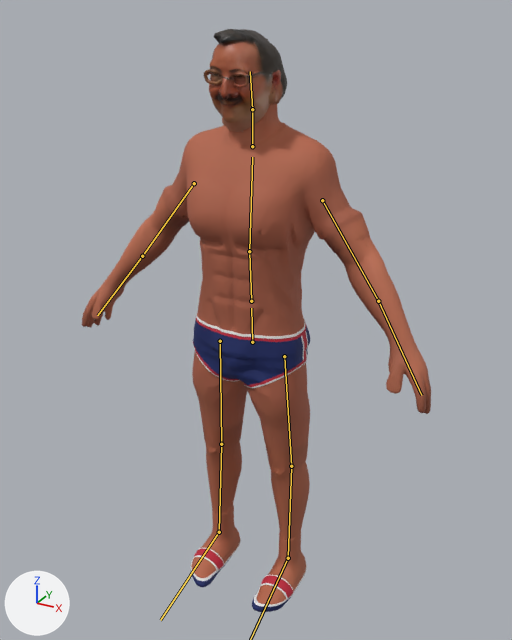
The glTF model models/jackson-swim-brief.glb, before and after one commit.
Rendered twice from a 50 mm lens placed at (0.974, -1.703, 1.853), pointed at (-0.002, 0.071, 0.966). Arrows for +X, +Y and +Z are at lower left; the lights stay in place. The picture after the commit comes second. The bones that change, and the others that lie on the model, are drawn over the model as lines.

Objects in the first picture: 'body_tshirt_shorts', 'head_neck_textured'.
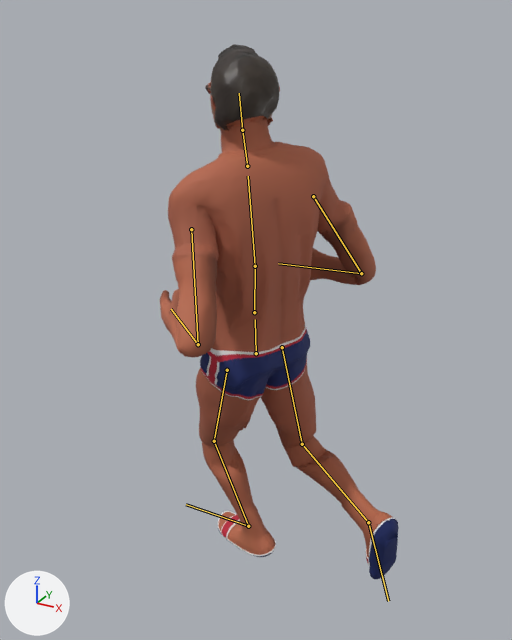
The newer file adds an action. The first version stands in its rest pose; the second is drawn at frame 130 of the action 'MotionBricks'.

The change, as a list of edits to the scene's bpy script:
```text
Change bone_hips:
    where bone_hips = bpy.data.objects['Armature'].pose.bones['Hips']
    bone_hips.location: (0.0, 0.0, 0.0) -> (-0.003, -0.054, -0.029)
    bone_hips.rotation_quaternion: (1.0, 0.0, 0.0, 0.0) -> (-0.565, -0.007, 0.824, -0.022)  # degrees (0, 0, 0) -> degrees (4, -111, -2)
Change bone_spine:
    where bone_spine = bpy.data.objects['Armature'].pose.bones['Spine']  # child of 'Hips'
    bone_spine.rotation_quaternion: (1.0, 0.0, 0.0, 0.0) -> (0.997, -0.07, 0.004, -0.017)  # degrees (0, 0, 0) -> degrees (-8, 0, -2)
Change bone_chest:
    where bone_chest = bpy.data.objects['Armature'].pose.bones['Chest']  # child of 'Spine'
    bone_chest.rotation_quaternion: (1.0, 0.0, 0.0, 0.0) -> (0.992, 0.112, -0.058, -0.021)  # degrees (0, 0, 0) -> degrees (13, -6, -3)
Change bone_neck:
    where bone_neck = bpy.data.objects['Armature'].pose.bones['Neck']  # child of 'Chest'
    bone_neck.rotation_quaternion: (1.0, 0.0, 0.0, 0.0) -> (1.0, -0.006, 0.004, -0.015)  # degrees (0, 0, 0) -> degrees (-1, 0, -2)
Change bone_head:
    where bone_head = bpy.data.objects['Armature'].pose.bones['Head']  # child of 'Neck'
    bone_head.rotation_quaternion: (1.0, 0.0, 0.0, 0.0) -> (0.99, -0.116, -0.084, 0.01)  # degrees (0, 0, 0) -> degrees (-14, -9, 2)
Change bone_upperarm_l:
    where bone_upperarm_l = bpy.data.objects['Armature'].pose.bones['UpperArm.L']  # child of 'Chest'
    bone_upperarm_l.rotation_quaternion: (1.0, 0.0, 0.0, 0.0) -> (-0.955, -0.111, 0.0, -0.273)  # degrees (0, 0, 0) -> degrees (12, -3, 32)
Change bone_lowerarm_l:
    where bone_lowerarm_l = bpy.data.objects['Armature'].pose.bones['LowerArm.L']  # child of 'UpperArm.L'
    bone_lowerarm_l.rotation_quaternion: (1.0, 0.0, 0.0, 0.0) -> (-0.559, 0.776, 0.0, 0.292)  # degrees (0, 0, 0) -> degrees (-103, -27, -22)
Change bone_upperarm_r:
    where bone_upperarm_r = bpy.data.objects['Armature'].pose.bones['UpperArm.R']  # child of 'Chest'
    bone_upperarm_r.rotation_quaternion: (1.0, 0.0, 0.0, 0.0) -> (-0.991, -0.025, 0.0, 0.129)  # degrees (0, 0, 0) -> degrees (3, 0, -15)
Change bone_lowerarm_r:
    where bone_lowerarm_r = bpy.data.objects['Armature'].pose.bones['LowerArm.R']  # child of 'UpperArm.R'
    bone_lowerarm_r.rotation_quaternion: (1.0, 0.0, 0.0, 0.0) -> (-0.562, 0.826, 0.0, -0.041)  # degrees (0, 0, 0) -> degrees (-111, 4, 3)
Change bone_upperleg_l:
    where bone_upperleg_l = bpy.data.objects['Armature'].pose.bones['UpperLeg.L']  # child of 'Hips'
    bone_upperleg_l.rotation_quaternion: (1.0, 0.0, 0.0, 0.0) -> (-0.968, 0.238, 0.0, -0.083)  # degrees (0, 0, 0) -> degrees (-27, 2, 9)
Change bone_lowerleg_l:
    where bone_lowerleg_l = bpy.data.objects['Armature'].pose.bones['LowerLeg.L']  # child of 'UpperLeg.L'
    bone_lowerleg_l.rotation_quaternion: (1.0, 0.0, 0.0, 0.0) -> (0.919, 0.39, 0.0, 0.021)  # degrees (0, 0, 0) -> degrees (46, -1, 2)
Change bone_foot_l:
    where bone_foot_l = bpy.data.objects['Armature'].pose.bones['Foot.L']  # child of 'LowerLeg.L'
    bone_foot_l.rotation_quaternion: (1.0, 0.0, 0.0, 0.0) -> (0.976, -0.167, 0.0, -0.134)  # degrees (0, 0, 0) -> degrees (-19, -3, -15)
Change bone_upperleg_r:
    where bone_upperleg_r = bpy.data.objects['Armature'].pose.bones['UpperLeg.R']  # child of 'Hips'
    bone_upperleg_r.rotation_quaternion: (1.0, 0.0, 0.0, 0.0) -> (-0.997, 0.0, 0.0, -0.071)  # degrees (0, 0, 0) -> degrees (0, 0, 8)
Change bone_lowerleg_r:
    where bone_lowerleg_r = bpy.data.objects['Armature'].pose.bones['LowerLeg.R']  # child of 'UpperLeg.R'
    bone_lowerleg_r.rotation_quaternion: (1.0, 0.0, 0.0, 0.0) -> (0.778, 0.618, 0.0, -0.1)  # degrees (0, 0, 0) -> degrees (76, 7, -9)
Change bone_foot_r:
    where bone_foot_r = bpy.data.objects['Armature'].pose.bones['Foot.R']  # child of 'LowerLeg.R'
    bone_foot_r.rotation_quaternion: (1.0, 0.0, 0.0, 0.0) -> (-0.996, -0.039, 0.0, -0.08)  # degrees (0, 0, 0) -> degrees (5, 0, 9)
```

What differs and where, as boxes [x1, y1, x2, y2] in the pictures (512 x 640 px):
'body_tshirt_shorts', posed (31% narrower, 9% shorter)
    before: [82, 103, 431, 612]
    after: [160, 116, 399, 579]
'head_neck_textured', posed
    before: [204, 29, 287, 132]
    after: [205, 44, 280, 131]
bone 'Hips', root to tip
    before: (252, 342) to (251, 308)
    after: (256, 353) to (255, 319)
bone 'Spine', root to tip
    before: (251, 301) to (249, 251)
    after: (254, 312) to (255, 265)
bone 'Chest', root to tip
    before: (249, 251) to (252, 157)
    after: (255, 266) to (248, 176)
bone 'Neck', root to tip
    before: (252, 146) to (252, 109)
    after: (247, 166) to (242, 130)
bone 'Head', root to tip
    before: (252, 109) to (250, 71)
    after: (242, 130) to (239, 93)
bone 'UpperArm.L', root to tip
    before: (322, 200) to (378, 301)
    after: (191, 229) to (198, 344)
bone 'LowerArm.L', root to tip
    before: (378, 301) to (421, 395)
    after: (198, 344) to (171, 309)
bone 'UpperArm.R', root to tip
    before: (194, 183) to (142, 256)
    after: (313, 196) to (361, 273)
bone 'LowerArm.R', root to tip
    before: (142, 256) to (97, 315)
    after: (361, 273) to (278, 263)
bone 'UpperLeg.L', root to tip
    before: (284, 356) to (291, 466)
    after: (227, 370) to (214, 441)
bone 'LowerLeg.L', root to tip
    before: (291, 466) to (288, 558)
    after: (214, 441) to (248, 526)
bone 'UpperLeg.R', root to tip
    before: (220, 341) to (221, 444)
    after: (282, 347) to (302, 444)
bone 'LowerLeg.R', root to tip
    before: (221, 444) to (219, 532)
    after: (302, 444) to (368, 522)
bone 'Foot.R', root to tip
    before: (219, 532) to (160, 620)
    after: (368, 522) to (388, 601)
